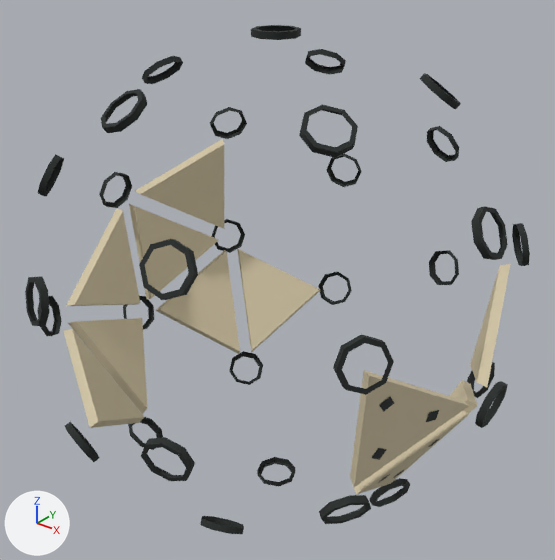
An edit to the glTF model sketches/core-loop/assets/models/world_one/shell_kest_c3.glb, drawn before and after from the same camera.
One viewpoint serves both versions: a 50 mm camera at (1.752, -2.182, 1.362) aimed at (0.002, 0.005, 0.006). Every picture has the same lights, and +X, +Y and +Z are marked at lower left. The first picture is the older version. Where no turn or scale is listed for an object, it has been applied to the vertices. Vertices at exactly the same position are counted once.

Names of what the first picture shows: 'Core', 'Pod'.
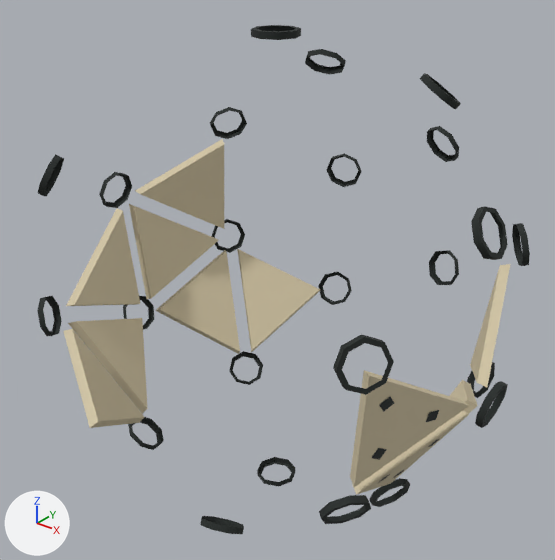
Edits to the bpy script that builds the scene:
```text
Change me_core:
    used by ob_core; location = (0.0, 0.0, 0.0)
    remove me_core.from_pydata(...)  # 768 vertices, 1024 faces; spans x -0.98..0.98, y -0.95..0.95, z -0.98..0.98
    add me_core.from_pydata(...)  # 600 vertices, 800 faces; spans x -0.98..0.98, y -0.64..0.95, z -0.98..0.98
    me_core part 1: 7 loose pieces with 168 vertices, spanning x -0.67..0.56, y -0.95..0.09, z -0.52..0.83, are deleted
```

What differs and where, as boxes [x1, y1, x2, y2] in the pictures (555 x 560 px):
'Core', reshaped
    before: [25, 25, 530, 534]
    after: [37, 25, 530, 534]
part 1 of me_core, deleted
    before: [25, 56, 358, 481]
